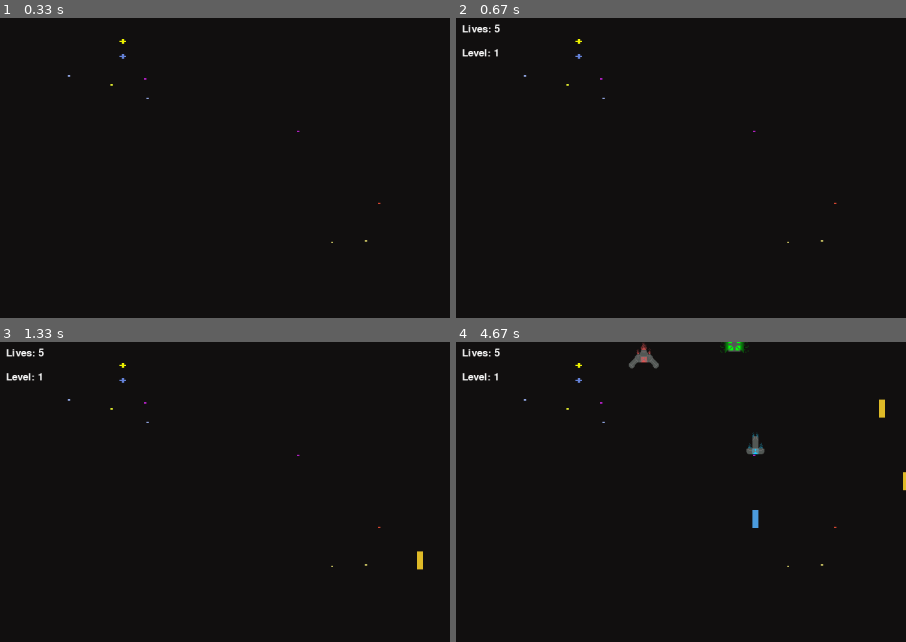
Above: before the commit, frames 1-4 (two rows, left to right).
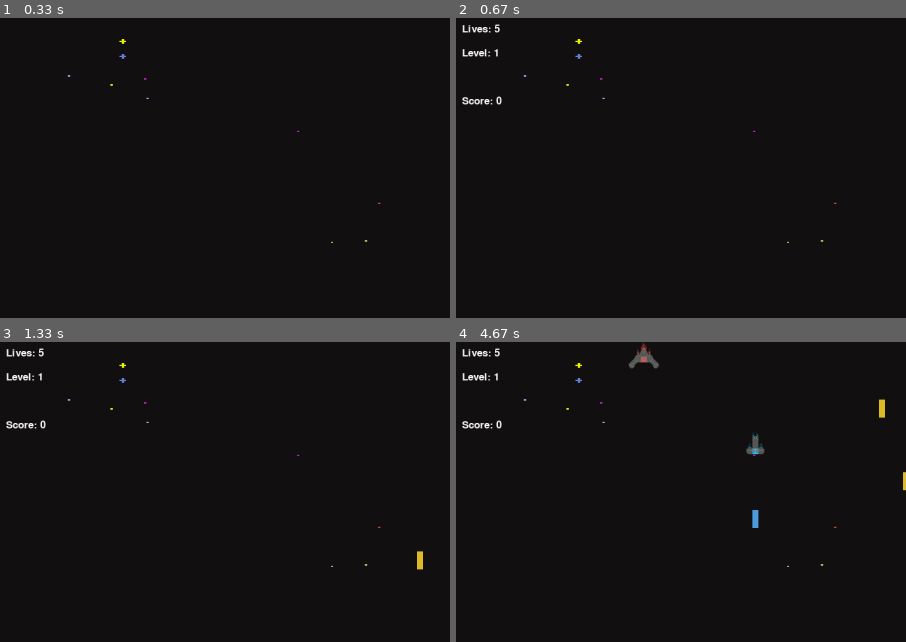
Above: after the commit, the same moments.

Repository: WaylayOvercast/pyInvader
Game: pygame game, started from pygame/Main.py
Two runs of this game, one before a commit and one after it. Both use one fixed random seed, a clock stepped at 60 frames per second and the inputs below.
Inputs:
- Up to frame 1 (0.33 s): no input
- Up to frame 2 (0.67 s): click "Level: 0" at 0.38 s
- Up to frame 3 (1.33 s): tap Space at 0.67, 1.07 s; hold D from 1 s (still down)
- Up to frame 4 (4.67 s): tap Space at 1.37, 1.57, 1.9, 2.2, 2.4, 2.7, 2.97, 3.3, 3.6, 3.73, 4.13, 4.43 s; release D at 1.47 s; hold W 1.5-1.8 s; hold D 1.83-2.3 s; hold A 2.33-2.87 s; hold S 2.9-3.2 s; hold A 3.23-3.63 s; hold W 3.67-4.03 s; hold D from 4.07 s (still down)
The pictures show only the part of the screen within x 0-50%, y 0-50%; the shares and areas given below are measured in that part.

Frame 1 is identical in both runs. In frame 2, 0.1% of the frame differs, in the area x 1-11%, y 26-29%; in frame 3, 0.1%; in frame 4, 0.3%, in the area x 1-66%, y 0-29%.

Commit message:
updated health sys to fix problems, added score count- needs work

Diff:
--- a/pygame/ClassObj.py
+++ b/pygame/ClassObj.py
@@ -77,8 +77,6 @@
         return self.ship_img.get_height()
 
 
-
-
 class Player(Ship):
     def __init__(self, x, y, health=100):
         super().__init__(x, y, health)
@@ -88,6 +86,7 @@
         self.laser_img = Assets.YELLOW_LASER
         self.mask = pygame.mask.from_surface(self.ship_img)
         self.max_health = health
+        self.score = 0
 
     def move_lasers(self, vel, objs):
         self.cooldown()
@@ -99,6 +98,7 @@
                 for obj in objs:
                     if laser.collision(obj):
                         objs.remove(obj)
+                        self.score += 80
                         if laser in self.lasers:
                             self.lasers.remove(laser)
 
@@ -112,8 +112,6 @@
     def healthbar(self, window):
         pygame.draw.rect(window, (255,0,0), (0,Assets.WINDOW_SIZE[1]-20,Assets.WINDOW_SIZE[0], 20)) # both need work
         pygame.draw.rect(window, (0,255,0), (0, Assets.WINDOW_SIZE[1]-20, Assets.WINDOW_SIZE[0] * (self.health / self.max_health), 20))
-
-
 
 
 class Enemy(Ship):
@@ -137,8 +135,6 @@
             self.cool_down = 1
 
 
-
-
 class Health:
     def __init__(self, x, y):
         self.x = x
--- a/pygame/Main.py
+++ b/pygame/Main.py
@@ -9,7 +9,7 @@
 
 
 WIN = pygame.display.set_mode((Assets.WINDOW_SIZE))
-pygame.display.set_caption("WIP V0.02")
+pygame.display.set_caption("WIP V0.04")
 
 def main():
     run = True
@@ -31,11 +31,12 @@
         WIN.blit(Assets.MAP, (0,0)) #  map
 
         #   text and UI
+        score_label = Assets.main_font.render(f"Score: {player.score}", 1, (255,255,255))
         lives_label = Assets.main_font.render(f"Lives: {lives}", 1, (255,255,255))
         level_label = Assets.main_font.render(f"Level: {level}", 1, (255,255,255))
         WIN.blit(lives_label, (10,10))
         WIN.blit(level_label, (10,50))
-
+        WIN.blit(score_label, (10,130))
         player.draw(WIN)
 
         for health in health_containers:
@@ -64,16 +65,20 @@
                 enemy = ClassObj.Enemy(random.randrange(100, Assets.WINDOW_SIZE[0]-100), random.randrange(-1500, -100), random.choice(['red','blue','green']))
                 enemies.append(enemy)
 
-                if wave_length > 5 : #and random.random() < 1
+                if wave_length > 11 and random.randint(0, 100) < 15: #and random.random() < 1
                     health = ClassObj.Health(random.randrange(100, Assets.WINDOW_SIZE[0]-100), random.randrange(-1500, -100))
                     health_containers.append(health)
 
         for health in health_containers[:]:
-            health.move(enemy_vel)                  #       health container movement also, generation above ^
+            health.move(enemy_vel)                  #       health container movement, generation above ^
 
-            if Function.collide(player, health) and player.health <= 50:
-                player.health += 50
-                health_containers.remove(health)
+            if Function.collide(player, health):
+                if player.health <= 50:
+                    player.health += 50
+                    health_containers.remove(health)
+                elif(player.health <= 99):
+                    player.health = 100
+                    health_containers.remove(health)
 
             elif health.y + health.get_height() > Assets.WINDOW_SIZE[1]:
                 health_containers.remove(health)
@@ -116,6 +121,7 @@
             if Function.collide(enemy, player):
                 player.health -= 10
                 enemies.remove(enemy)
+                player.score += 80
 
             elif enemy.y + enemy.get_height() > Assets.WINDOW_SIZE[1]:
                 lives -= 1
Not shown, changed: README.md
